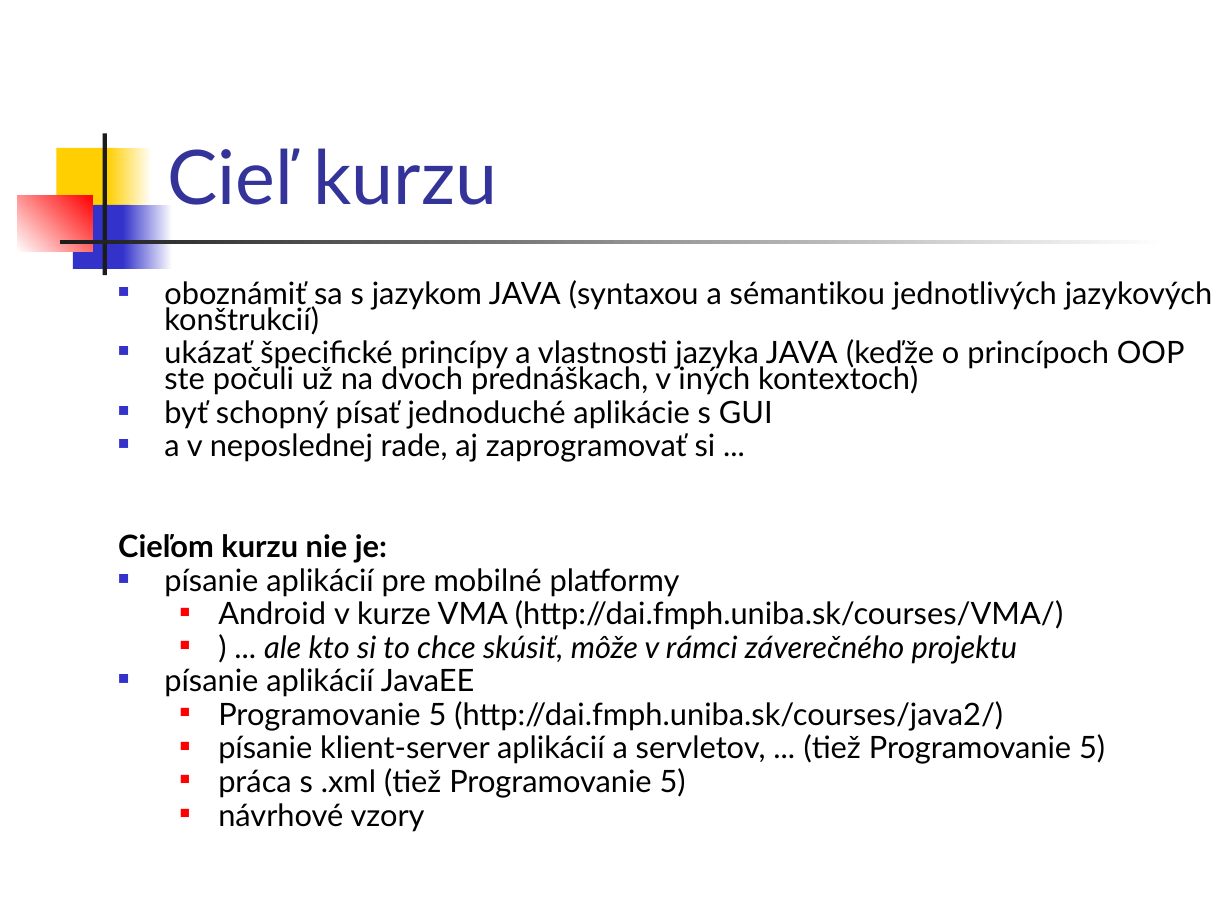
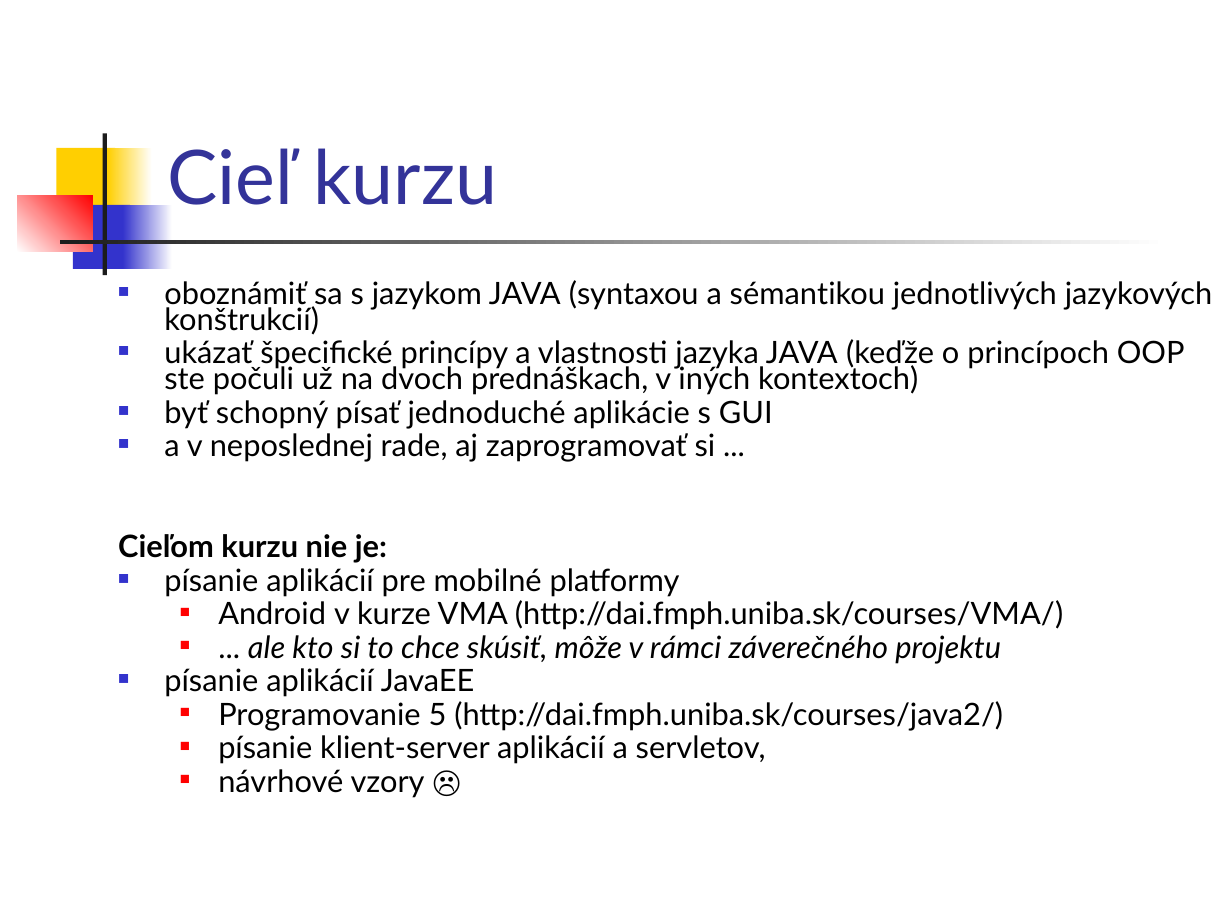
Before and after one commit to Programovanie4/Prednasky, a slide deck: slide 6 of 01/01_java.ppt. Drawn at 1232x924 pixels with LibreOffice and Linux fonts; fonts in the diff are those of the drawing. Boxes give left, top, right and bottom in pixels: in the first picture for what was removed or moved away, otherwise in the second. Text is boxed around its words. In the diff, an @@ line names an element or a change of style, - is before the commit and + after.

```diff
--- a/01/01_java.ppt
+++ b/01/01_java.ppt
@@ text at (248, 635, 1001, 664): text changed @@
-  ■ ) ... ale kto si to chce skúsiť, môže v rámci záverečného projektu
+  ■ ... ale kto si to chce skúsiť, môže v rámci záverečného projektu
@@ text at (218, 735, 766, 798): text changed @@
-  ■ písanie klient-server aplikácií a servletov, ... (tiež Programovanie 5)
-  ■ práca s .xml (tiež Programovanie 5)
-  ■ návrhové vzory
+  ■ písanie klient-server aplikácií a servletov,
+  ■ návrhové vzory ☹
```
Also in this commit, not shown: 20 other slides changed, 1 slide added, 1 other file.
